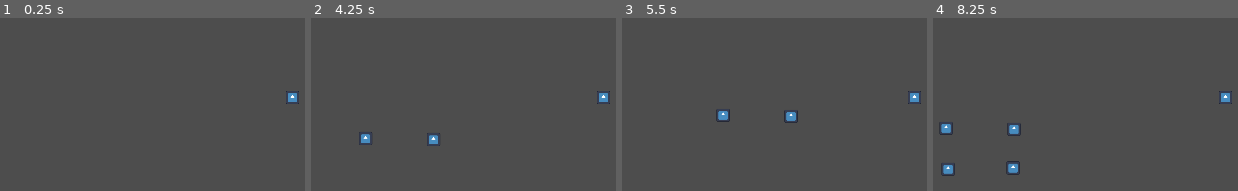
Above: before the commit, frames 1-4 (left to right).
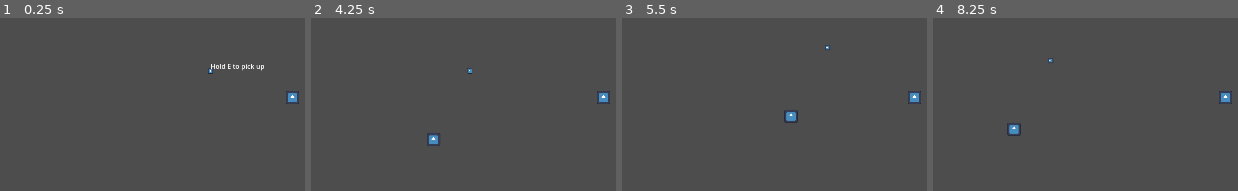
Above: after the commit, the same moments.

Repository: SIN-Studios/Greed
Game: Godot game, scene res://Scenes/Levels/test_level.tscn
The game is run twice, just before and just after one commit, with the same random seed, the same clock (stepped at 60 frames per second) and the same inputs. The engine's default icon, where the game draws it, is replaced by a stand-in: a white triangle on a blue panel in a dark square.
Inputs (mouse positions are in pixels of both pictures, inside the frame that each line leads up to):
- Up to frame 1 (0.25 s): no input
- Up to frame 2 (4.25 s): tap Enter at 0.5, 2 s; move the mouse to (outside the picture) at 0.52 s; hold D (move_right) 0.53-1.28 s; hold E (interact, bound only after the commit) 0.53-1.28 s; tap Space at 1.25, 2.75 s; move the mouse to (445, 120) at 1.27 s; hold S (move_backward) 1.28-2.03 s; click (445, 120) at 1.35 s; tap E (interact, bound only after the commit) at 1.55, 2.85 s; move the mouse to (outside the picture) at 2.02 s; hold D (move_right) 2.03-2.78 s; hold E (interact, bound only after the commit) 2.03-2.78 s; move the mouse to (564, 187) at 2.77 s; hold W (move_forward) 2.78-3.53 s; move the mouse to (outside the picture) at 3.52 s; hold A (move_left) from 3.53 s (still down); hold E (interact, bound only after the commit) from 3.53 s (still down); click (outside the picture) at 3.6 s
- Up to frame 3 (5.5 s): tap Enter at 4.25 s; move the mouse to (673, 30) at 4.27 s; release E (interact, bound only after the commit) at 4.28 s; tap E (interact, bound only after the commit) at 4.35 s; tap Space at 5 s; move the mouse to (outside the picture) at 5.02 s; release A (move_left) at 5.03 s; hold S (move_backward) from 5.03 s (still down); hold E (interact, bound only after the commit) from 5.03 s (still down)
- Up to frame 4 (8.25 s): move the mouse to (outside the picture) at 5.77 s; release S (move_backward) at 5.78 s; release E (interact, bound only after the commit) at 5.78 s; hold D (move_right) 5.78-6.53 s; click (outside the picture) at 5.85 s; tap E (interact, bound only after the commit) at 6.05, 7.35 s; move the mouse to (outside the picture) at 6.52 s; hold W (move_forward) 6.53-7.28 s; hold E (interact, bound only after the commit) 6.53-7.28 s; move the mouse to (1067, 120) at 7.27 s; hold D (move_right) 7.28-8.03 s; move the mouse to (outside the picture) at 8.02 s; hold S (move_backward) from 8.03 s (still down); hold E (interact, bound only after the commit) from 8.03 s (still down); click (outside the picture) at 8.1 s

The runs differ from the first frame. In frame 1, 0.3% of the frame differs, in the area x 68-87%, y 26-33%; in frame 2, 0.2%; in frame 3, 0.3%; in frame 4, 0.8%, in the area x 1-40%, y 23-92%.

Commit message:
changed pickup system to require interaction

Diff:
--- a/Project/Scenes/Levels/test_level.tscn
+++ b/Project/Scenes/Levels/test_level.tscn
@@ -1,6 +1,7 @@
 [gd_scene format=3 uid="uid://bfgyopghckhci"]
 
 [ext_resource type="PackedScene" uid="uid://xu8pjhossg40" path="res://Scenes/Player/player.tscn" id="1_2ytpj"]
+[ext_resource type="PackedScene" uid="uid://cdg0mgghwb7fy" path="res://Scenes/Spawnable/item.tscn" id="3_2ytpj"]
 [ext_resource type="PackedScene" uid="uid://chsr0uagyvvty" path="res://Scenes/Technical/enemy_spawner.tscn" id="3_npfmg"]
 
 [node name="test_level" type="Node2D" unique_id=428871611]
@@ -9,3 +10,6 @@
 position = Vector2(379, -134)
 
 [node name="enemy_spawner" parent="." unique_id=1522186512 instance=ExtResource("3_npfmg")]
+
+[node name="item" parent="." unique_id=1286413482 instance=ExtResource("3_2ytpj")]
+position = Vector2(182, -198)
--- a/Project/Scenes/Spawnable/item.tscn
+++ b/Project/Scenes/Spawnable/item.tscn
@@ -2,8 +2,6 @@
 
 [ext_resource type="Texture2D" uid="uid://bxvua0gasaqjd" path="res://Assets/Sprites/icon.svg" id="1_5etqo"]
 [ext_resource type="Script" uid="uid://cuk8g8o5tm540" path="res://Scripts/Attached/item.gd" id="1_rira6"]
-
-[sub_resource type="CircleShape2D" id="CircleShape2D_1nyum"]
 
 [sub_resource type="CircleShape2D" id="CircleShape2D_5etqo"]
 radius = 200.0
@@ -16,18 +14,11 @@
 scale = Vector2(0.1, 0.1)
 texture = ExtResource("1_5etqo")
 
-[node name="Area2D" type="Area2D" parent="." unique_id=1771012388]
+[node name="interaction_range" type="Area2D" parent="." unique_id=734438668]
 collision_layer = 16
 collision_mask = 4
 
-[node name="CollisionShape2D" type="CollisionShape2D" parent="Area2D" unique_id=655153126]
-shape = SubResource("CircleShape2D_1nyum")
-
-[node name="collection_range" type="Area2D" parent="." unique_id=734438668]
-collision_layer = 16
-collision_mask = 4
-
-[node name="CollisionShape2D" type="CollisionShape2D" parent="collection_range" unique_id=1581641770]
+[node name="CollisionShape2D" type="CollisionShape2D" parent="interaction_range" unique_id=1581641770]
 shape = SubResource("CircleShape2D_5etqo")
 
 [node name="Timer" type="Timer" parent="." unique_id=1607761040]
@@ -36,9 +27,27 @@
 
 [node name="VisibleOnScreenNotifier2D" type="VisibleOnScreenNotifier2D" parent="." unique_id=441095677]
 
-[connection signal="body_entered" from="Area2D" to="." method="_on_area_2d_body_entered"]
-[connection signal="body_entered" from="collection_range" to="." method="_on_collection_range_body_entered"]
-[connection signal="body_exited" from="collection_range" to="." method="_on_collection_range_body_exited"]
+[node name="Label" type="Label" parent="." unique_id=937403065]
+anchors_preset = 2
+anchor_top = 1.0
+anchor_bottom = 1.0
+offset_top = -23.0
+offset_right = 130.0
+grow_vertical = 0
+text = "Hold E to pick up"
+
+[node name="ColorRect" type="ColorRect" parent="Label" unique_id=174479522]
+layout_mode = 1
+anchors_preset = 15
+anchor_right = 1.0
+anchor_bottom = 1.0
+grow_horizontal = 2
+grow_vertical = 2
+scale = Vector2(1e-05, 1)
+color = Color(0, 0, 0, 0.43529412)
+
+[connection signal="body_entered" from="interaction_range" to="." method="_on_interaction_range_body_entered"]
+[connection signal="body_exited" from="interaction_range" to="." method="_on_interaction_range_body_exited"]
 [connection signal="timeout" from="Timer" to="." method="_on_timer_timeout"]
 [connection signal="screen_entered" from="VisibleOnScreenNotifier2D" to="." method="_on_visible_on_screen_notifier_2d_screen_entered"]
 [connection signal="screen_exited" from="VisibleOnScreenNotifier2D" to="." method="_on_visible_on_screen_notifier_2d_screen_exited"]
--- a/Project/Scenes/Technical/enemy_spawner.tscn
+++ b/Project/Scenes/Technical/enemy_spawner.tscn
@@ -7,6 +7,7 @@
 
 [node name="Timer" type="Timer" parent="." unique_id=1952201968]
 wait_time = 2.0
+one_shot = true
 autostart = true
 
 [connection signal="timeout" from="Timer" to="." method="_on_timer_timeout"]
--- a/Project/Scripts/Attached/item.gd
+++ b/Project/Scripts/Attached/item.gd
@@ -4,39 +4,42 @@
 const speed: float = 1.5
 var acceleration: float
 var player_in_range: bool = false
+var pickup: int = 0
 
 func _ready() -> void:
 	player = get_tree().get_first_node_in_group("player")
 
 
-func _on_area_2d_body_entered(body: Node2D) -> void:
-	if body == player:
-		SignalManager.player_picks_up_item.emit()
-		queue_free()
-
-
-func _on_collection_range_body_entered(body: Node2D) -> void:
+func _on_interaction_range_body_entered(body: Node2D) -> void:
 	if body == player:
 		player_in_range = true
 
-func _on_collection_range_body_exited(body: Node2D) -> void:
+func _on_interaction_range_body_exited(body: Node2D) -> void:
 	if body == player:
 		player_in_range = false
 
-func _physics_process(delta: float) -> void:
+func _process(_delta: float) -> void:
 	if player_in_range:
-		var direction = global_position.direction_to(player.global_position)
-		var distance_to_player = global_position.distance_to(player.global_position)
-		global_position += direction * speed * delta * (200 - distance_to_player)
+		$Label.visible = true
+		if Input.is_action_pressed("interact"):
+			pickup += 1
+			$Label/ColorRect.scale.x = float(pickup) / 50.0
+			if pickup == 50:
+				SignalManager.player_picks_up_item.emit()
+				queue_free()
+				pickup = 0
+		else:
+			pickup = 0
+	else:
+		$Label.visible = false
+		pickup = 0
 
 
 func _on_timer_timeout() -> void:
 	queue_free()
 
-
 func _on_visible_on_screen_notifier_2d_screen_exited() -> void:
 	$Timer.start()
 
-
 func _on_visible_on_screen_notifier_2d_screen_entered() -> void:
 	$Timer.stop()
--- a/Project/Scripts/Attached/player.gd
+++ b/Project/Scripts/Attached/player.gd
@@ -45,6 +45,6 @@
 	health -= damage
 	regen_factor = 0.1
 	time_till_regen = 200
-	print(health)
+	print("Player", health)
 	if health <= 0:
 		print("You died")
--- a/Project/project.godot
+++ b/Project/project.godot
@@ -18,7 +18,7 @@
 [autoload]
 
 SignalManager="*uid://dqlltuxt2b8u4"
-CloseWindow="*uid://bkfpudwva2ppb"
+Keybinds="*uid://bkfpudwva2ppb"
 
 [display]
 
@@ -68,6 +68,11 @@
 , Object(InputEventKey,"resource_local_to_scene":false,"resource_name":"","device":-1,"window_id":0,"alt_pressed":false …(186 unchanged characters)…
 ]
 }
+interact={
+"deadzone": 0.2,
+"events": [Object(InputEventKey,"resource_local_to_scene":false,"resource_name":"","device":-1,"window_id":0,"alt_pressed":false,"shift_pressed":false,"ctrl_pressed":false,"meta_pressed":false,"pressed":false,"keycode":0,"physical_keycode":69,"key_label":0,"unicode":101,"location":0,"echo":false,"script":null)
+]
+}
 
 [layer_names]
 
Renamed: Project/Scripts/Detatched/close_window.gd -> Project/Scripts/Detatched/keybinds.gd
Renamed: Project/Scripts/Detatched/close_window.gd.uid -> Project/Scripts/Detatched/keybinds.gd.uid
